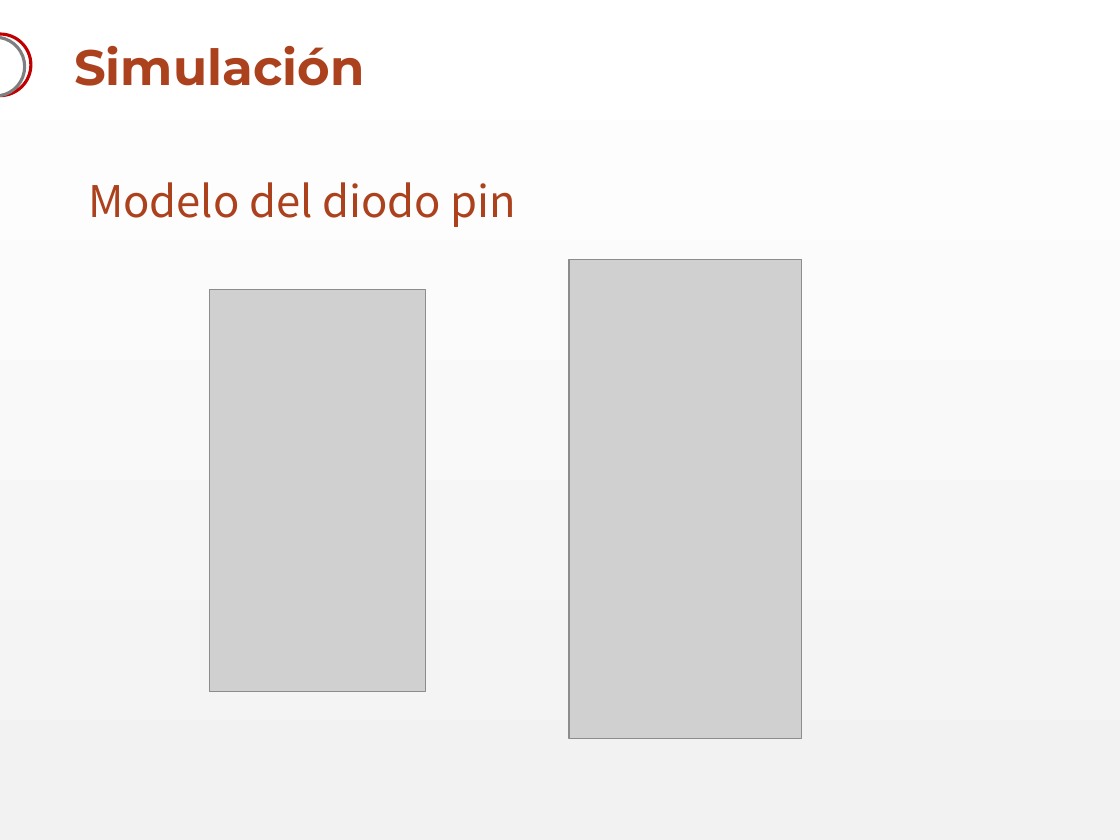
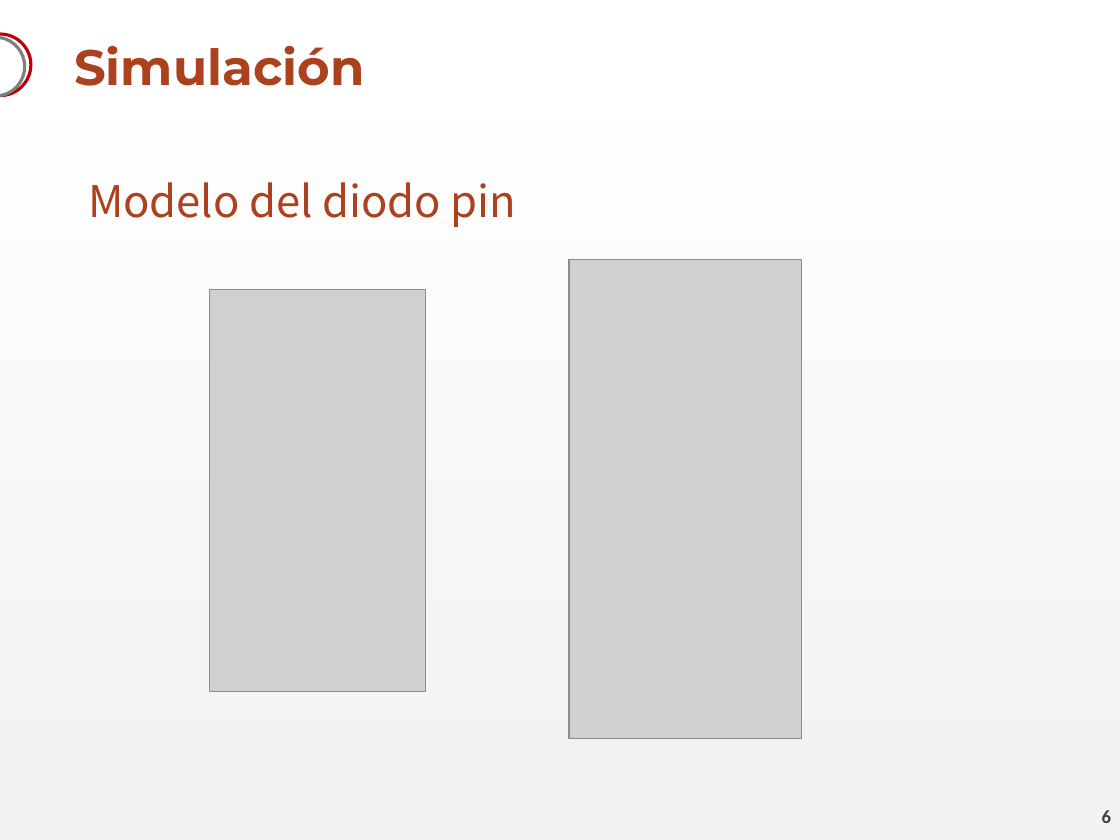
Before and after one commit to akukulanski/RF_Switch_3GHz, a slide deck: slide 6 of Presentación/RF Switch.pptx. Drawn at 1120x840 pixels with LibreOffice and Linux fonts; fonts in the diff are those of the drawing; grey boxes stand for pictures; background and template pictures are left out. Boxes give left, top, right and bottom in pixels: in the first picture for what was removed or moved away, otherwise in the second. Text is boxed around its words. In the diff, an @@ line names an element or a change of style, - is before the commit and + after.

```diff
--- a/Presentación/RF Switch.pptx
+++ b/Presentación/RF Switch.pptx
@@ page number added at [1102,810,1111,823], 12 pt, text #3D3F41, bold @@
+6
```
Also in this commit, not shown: 14 other slides changed, 1 slide added, 1 slide removed.
